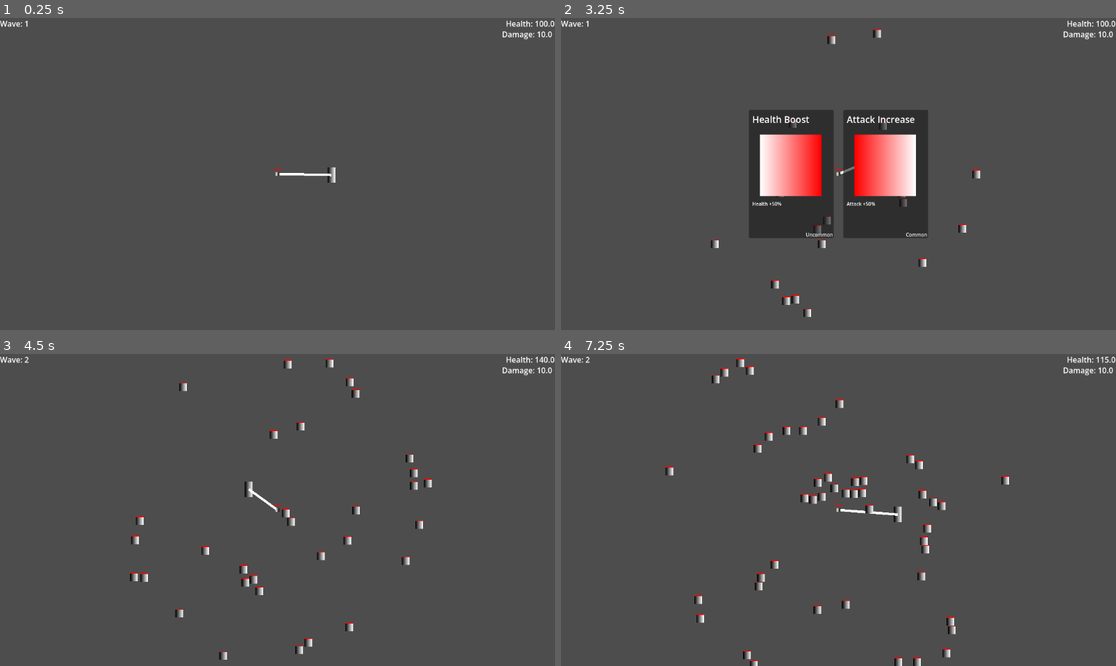
Above: before the commit, frames 1-4 (two rows, left to right).
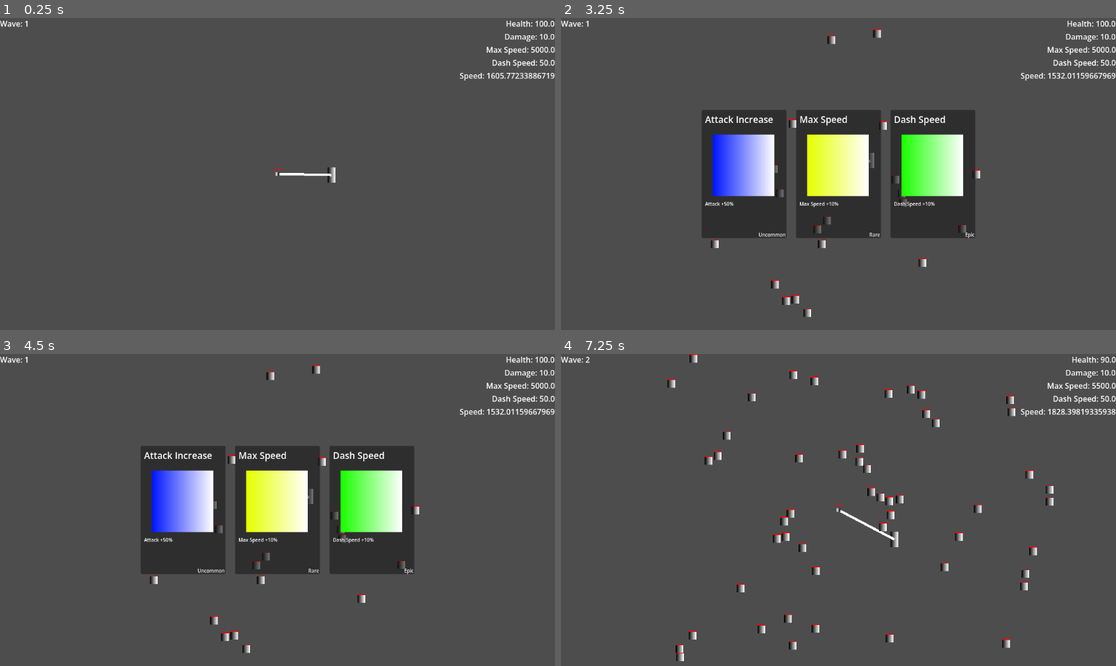
Above: after the commit, the same moments.

Repository: Blulow/majorjam
Game: Godot game, scene res://scenes/game.tscn
Two runs of this game, one before a commit and one after it. Both use one fixed random seed, a clock stepped at 60 frames per second and the inputs below.
Inputs (mouse positions are in pixels of both pictures, inside the frame that each line leads up to):
- Up to frame 1 (0.25 s): no input
- Up to frame 2 (3.25 s): move the mouse to (960, 158) at 0.52 s; hold Right (right) 0.53-2.03 s; tap Shift (dash) every 0.75 s from 0.6 to 2.85 s; click (960, 158) at 0.67 s; tap Up (up) at 0.77, 1.52, 3.02 s; move the mouse to (727, 189) at 1.27 s; move the mouse to (894, 105) at 2.02 s; hold Left (left) 2.03-2.78 s; move the mouse to (810, 236) at 2.77 s; hold Right (right) from 2.78 s (still down); click (810, 236) at 2.92 s
- Up to frame 3 (4.5 s): tap Enter at 3.5 s; move the mouse to (227, 510) at 3.52 s; tap Shift (dash) at 3.6, 4.35 s; click (227, 510) at 3.67 s; tap Up (up) at 3.77 s; move the mouse to (111, 463) at 4.27 s; release Right (right) at 4.28 s; hold Left (left) from 4.28 s (still down)
- Up to frame 4 (7.25 s): tap Up (up) at 4.52, 6.02, 6.77 s; move the mouse to (866, 510) at 5.02 s; release Left (left) at 5.03 s; hold Right (right) 5.03-5.78 s; tap Shift (dash) at 5.1, 5.85, 6.6 s; click (866, 510) at 5.17 s; move the mouse to (755, 432) at 5.77 s; hold Left (left) from 5.78 s (still down); move the mouse to (960, 494) at 6.52 s

The runs differ from the first frame. In frame 1, 0.6% of the frame differs, in the area x 82-100%, y 4-21%; in frame 2, 15%; in frame 3, 20%, in the area x 4-100%, y 0-98%; in frame 4, 4.3%.

Commit message:
add: max speed & dash speed build

Diff:
--- a/assets/resources/build_cards/attack_increase.tres
+++ b/assets/resources/build_cards/attack_increase.tres
@@ -1,20 +1,18 @@
 [gd_resource type="Resource" script_class="BuildCard" format=3 uid="uid://dvp5nithcl5ex"]
 
-[ext_resource type="Resource" uid="uid://m74orx87t04i" path="res://assets/resources/builds/health_boost.tres" id="1_8by7c"]
+[ext_resource type="Resource" uid="uid://dxr7wacyawqql" path="res://assets/resources/builds/attack_increase.tres" id="1_8by7c"]
 [ext_resource type="Script" uid="uid://i1l2dnvixscx" path="res://scripts/build/build_card.gd" id="1_ev0y6"]
 
 [sub_resource type="Gradient" id="Gradient_74ah0"]
-colors = PackedColorArray(1, 0, 0, 1, 1, 1, 1, 1)
+colors = PackedColorArray(0, 0.0859375, 1, 1, 1, 1, 1, 1)
 
 [sub_resource type="GradientTexture2D" id="GradientTexture2D_exbg5"]
 gradient = SubResource("Gradient_74ah0")
-fill_from = Vector2(1, 0)
-fill_to = Vector2(0, 0)
 
 [resource]
 script = ExtResource("1_ev0y6")
-name = "Health Boost"
-description = "Health +50%"
+name = "Attack Increase"
+description = "Attack +50%"
 image = SubResource("GradientTexture2D_exbg5")
 rarity = 1
 build = ExtResource("1_8by7c")
--- /dev/null
+++ b/assets/resources/build_cards/dash_speed.tres
@@ -0,0 +1,19 @@
+[gd_resource type="Resource" script_class="BuildCard" format=3 uid="uid://dmdrqgp05qjnm"]
+
+[ext_resource type="Resource" uid="uid://drrb6y5hng2bl" path="res://assets/resources/builds/dash_speed.tres" id="1_0b8v5"]
+[ext_resource type="Script" uid="uid://i1l2dnvixscx" path="res://scripts/build/build_card.gd" id="2_oxqsn"]
+
+[sub_resource type="Gradient" id="Gradient_74ah0"]
+colors = PackedColorArray(0.1015625, 1, 0, 1, 1, 1, 1, 1)
+
+[sub_resource type="GradientTexture2D" id="GradientTexture2D_exbg5"]
+gradient = SubResource("Gradient_74ah0")
+
+[resource]
+script = ExtResource("2_oxqsn")
+name = "Dash Speed"
+description = "Dash Speed +10%"
+image = SubResource("GradientTexture2D_exbg5")
+rarity = 3
+build = ExtResource("1_0b8v5")
+metadata/_custom_type_script = "uid://i1l2dnvixscx"
--- a/assets/resources/build_cards/health_boost.tres
+++ b/assets/resources/build_cards/health_boost.tres
@@ -1,6 +1,6 @@
 [gd_resource type="Resource" script_class="BuildCard" format=3 uid="uid://4nlxcoipaudb"]
 
-[ext_resource type="Resource" uid="uid://dxr7wacyawqql" path="res://assets/resources/builds/attack_increase.tres" id="1_3f3fy"]
+[ext_resource type="Resource" uid="uid://m74orx87t04i" path="res://assets/resources/builds/health_boost.tres" id="1_3f3fy"]
 [ext_resource type="Script" uid="uid://i1l2dnvixscx" path="res://scripts/build/build_card.gd" id="2_q3lep"]
 
 [sub_resource type="Gradient" id="Gradient_74ah0"]
@@ -11,8 +11,8 @@
 
 [resource]
 script = ExtResource("2_q3lep")
-name = "Attack Increase"
-description = "Attack +50%"
+name = "Health Boost"
+description = "Health +50%"
 image = SubResource("GradientTexture2D_exbg5")
 build = ExtResource("1_3f3fy")
 metadata/_custom_type_script = "uid://i1l2dnvixscx"
--- /dev/null
+++ b/assets/resources/build_cards/max_speed.tres
@@ -0,0 +1,19 @@
+[gd_resource type="Resource" script_class="BuildCard" format=3 uid="uid://d243586gq6y43"]
+
+[ext_resource type="Resource" uid="uid://br0dnitol3euc" path="res://assets/resources/builds/max_speed.tres" id="1_1txvw"]
+[ext_resource type="Script" uid="uid://i1l2dnvixscx" path="res://scripts/build/build_card.gd" id="2_ohdul"]
+
+[sub_resource type="Gradient" id="Gradient_74ah0"]
+colors = PackedColorArray(0.8984375, 1, 0, 1, 1, 1, 1, 1)
+
+[sub_resource type="GradientTexture2D" id="GradientTexture2D_exbg5"]
+gradient = SubResource("Gradient_74ah0")
+
+[resource]
+script = ExtResource("2_ohdul")
+name = "Max Speed"
+description = "Max Speed +10%"
+image = SubResource("GradientTexture2D_exbg5")
+rarity = 2
+build = ExtResource("1_1txvw")
+metadata/_custom_type_script = "uid://i1l2dnvixscx"
--- /dev/null
+++ b/assets/resources/builds/dash_speed.tres
@@ -0,0 +1,14 @@
+[gd_resource type="Resource" script_class="Build" format=3 uid="uid://drrb6y5hng2bl"]
+
+[ext_resource type="Script" uid="uid://bhpno1aow3pps" path="res://scripts/build/build_effects/build_effect.gd" id="1_tg2s0"]
+[ext_resource type="Script" uid="uid://buctn4ndfdvs1" path="res://scripts/build/build_effects/dash_speed_modifier.gd" id="2_tg2s0"]
+[ext_resource type="Script" uid="uid://daelugdpvf7sv" path="res://scripts/build/build.gd" id="3_eponu"]
+
+[sub_resource type="Resource" id="Resource_thsqc"]
+script = ExtResource("2_tg2s0")
+metadata/_custom_type_script = "uid://buctn4ndfdvs1"
+
+[resource]
+script = ExtResource("3_eponu")
+effects = Array[ExtResource("1_tg2s0")]([SubResource("Resource_thsqc")])
+metadata/_custom_type_script = "uid://daelugdpvf7sv"
--- /dev/null
+++ b/assets/resources/builds/max_speed.tres
@@ -0,0 +1,14 @@
+[gd_resource type="Resource" script_class="Build" format=3 uid="uid://br0dnitol3euc"]
+
+[ext_resource type="Script" uid="uid://bhpno1aow3pps" path="res://scripts/build/build_effects/build_effect.gd" id="1_j1c1x"]
+[ext_resource type="Script" uid="uid://cgw8c2ywyb6o4" path="res://scripts/build/build_effects/max_speed_modifier.gd" id="2_j1c1x"]
+[ext_resource type="Script" uid="uid://daelugdpvf7sv" path="res://scripts/build/build.gd" id="3_2es04"]
+
+[sub_resource type="Resource" id="Resource_woqjh"]
+script = ExtResource("2_j1c1x")
+metadata/_custom_type_script = "uid://cgw8c2ywyb6o4"
+
+[resource]
+script = ExtResource("3_2es04")
+effects = Array[ExtResource("1_j1c1x")]([SubResource("Resource_woqjh")])
+metadata/_custom_type_script = "uid://daelugdpvf7sv"
--- a/scenes/game.tscn
+++ b/scenes/game.tscn
@@ -19,6 +19,8 @@
 [ext_resource type="Script" uid="uid://i1l2dnvixscx" path="res://scripts/build/build_card.gd" id="16_ssvqc"]
 [ext_resource type="Resource" uid="uid://dvp5nithcl5ex" path="res://assets/resources/build_cards/attack_increase.tres" id="17_264po"]
 [ext_resource type="Resource" uid="uid://4nlxcoipaudb" path="res://assets/resources/build_cards/health_boost.tres" id="18_1kice"]
+[ext_resource type="Resource" uid="uid://d243586gq6y43" path="res://assets/resources/build_cards/max_speed.tres" id="20_5newe"]
+[ext_resource type="Resource" uid="uid://dmdrqgp05qjnm" path="res://assets/resources/build_cards/dash_speed.tres" id="21_37s47"]
 
 [node name="Game" type="Node2D" unique_id=1213886240]
 
@@ -32,30 +34,43 @@
 rope = NodePath("../Arena/Rope")
 player = NodePath("../Arena/Player")
 
+[node name="Stats" type="VBoxContainer" parent="CanvasLayer" unique_id=1859601827]
+anchors_preset = 1
+anchor_left = 1.0
+anchor_right = 1.0
+offset_left = -109.0
+offset_bottom = 50.0
+grow_horizontal = 0
+
+[node name="HealthLabel" type="Label" parent="CanvasLayer/Stats" unique_id=462564084]
+layout_mode = 2
+text = "Health: 9999"
+horizontal_alignment = 2
+
+[node name="DamageLabel" type="Label" parent="CanvasLayer/Stats" unique_id=1844383330]
+layout_mode = 2
+text = "Damage: 9999"
+horizontal_alignment = 2
+
+[node name="MaxSpeedLabel" type="Label" parent="CanvasLayer/Stats" unique_id=845199681]
+layout_mode = 2
+text = "Max Speed: 9999"
+horizontal_alignment = 2
+
+[node name="DashSpeedLabel" type="Label" parent="CanvasLayer/Stats" unique_id=520772710]
+layout_mode = 2
+text = "Dash Speed: 9999"
+horizontal_alignment = 2
+
+[node name="SpeedLabel" type="Label" parent="CanvasLayer/Stats" unique_id=780222820]
+layout_mode = 2
+text = "Dash Speed: 9999"
+horizontal_alignment = 2
+
 [node name="WaveLabel" type="Label" parent="CanvasLayer" unique_id=1563016323]
 offset_right = 40.0
 offset_bottom = 23.0
 text = "Wave: 9999"
-
-[node name="HealthLabel" type="Label" parent="CanvasLayer" unique_id=462564084]
-anchors_preset = 1
-anchor_left = 1.0
-anchor_right = 1.0
-offset_left = -40.0
-offset_bottom = 23.0
-grow_horizontal = 0
-text = "Health: 9999"
-
-[node name="DamageLabel" type="Label" parent="CanvasLayer" unique_id=1844383330]
-anchors_preset = 1
-anchor_left = 1.0
-anchor_right = 1.0
-offset_left = -110.0
-offset_top = 22.0
-offset_right = -1.0
-offset_bottom = 45.0
-grow_horizontal = 0
-text = "Damage: 9999"
 
 [node name="BuildBuilder" parent="CanvasLayer" unique_id=991174832 instance=ExtResource("2_ir15t")]
 build_card_scene = ExtResource("3_ca42v")
@@ -110,4 +125,5 @@
 wave_manager = NodePath("../WaveManager")
 build_builder = NodePath("../CanvasLayer/BuildBuilder")
 build_applier = NodePath("../BuildApplier")
-registered_build_cards = Array[ExtResource("16_ssvqc")]([ExtResource("17_264po"), ExtResource("18_1kice")])
+registered_build_cards = Array[ExtResource("16_ssvqc")]([ExtResource("17_264po"), ExtResource("18_1kice"), ExtResource("20_5newe"), ExtResource("21_37s47")])
+card_count = 3
--- /dev/null
+++ b/scripts/build/build_effects/dash_speed_modifier.gd
@@ -0,0 +1,8 @@
+extends BuildEffect
+class_name DashSpeedModifier
+
+@export var modifier: float = 0.1
+
+func on_added(context: CombatContext):
+	var rope_dash_movement: RopeDashMovement = context.player.get_node("RopeDashMovement")
+	rope_dash_movement.rope_dash_speed *= modifier + 1
--- /dev/null
+++ b/scripts/build/build_effects/max_speed_modifier.gd
@@ -0,0 +1,8 @@
+extends BuildEffect
+class_name MaxSpeedModifier
+
+@export var modifier: float = 0.1
+
+func on_added(context: CombatContext):
+	var speed_limit: SpeedLimit = context.player.get_node("SpeedLimit")
+	speed_limit.max_speed *= modifier + 1
--- a/scripts/game_menu.gd
+++ b/scripts/game_menu.gd
@@ -6,8 +6,11 @@
 @export var player: CharacterBody2D
 
 @onready var wave_label: Label = $WaveLabel
-@onready var health_label: Label = $HealthLabel
-@onready var damage_label: Label = $DamageLabel
+@onready var health_label: Label = $Stats/HealthLabel
+@onready var damage_label: Label = $Stats/DamageLabel
+@onready var max_speed_label: Label = $Stats/MaxSpeedLabel
+@onready var dash_speed_label: Label = $Stats/DashSpeedLabel
+@onready var speed_label: Label = $Stats/SpeedLabel
 
 func _ready() -> void:
 	wave_manager.wave_start.connect(_on_wave_start)
@@ -17,6 +20,11 @@
 	wave_label.text = "Wave: " + str(wave_n)
 	health_label.text = "Health: " + str(anchor.get_node("Health").health)
 	damage_label.text = "Damage: " + str(rope.get_node("Hitbox").damage_amount)
+	max_speed_label.text = "Max Speed: " + str(player.get_node("SpeedLimit").max_speed)
+	dash_speed_label.text = "Dash Speed: " + str(player.get_node("RopeDashMovement").rope_dash_speed)
 
 func _on_hit():
 	health_label.text = "Health: " + str(anchor.get_node("Health").health)
+
+func _process(delta: float) -> void:
+	speed_label.text = "Speed: " + str(player.velocity.length())
--- a/scripts/movement/rope_dash_movement.gd
+++ b/scripts/movement/rope_dash_movement.gd
@@ -2,8 +2,8 @@
 class_name RopeDashMovement
 
 @export var rope: Rope
+@export var rope_dash_speed: float = 50.0
 
-const ROPE_DASH_SPEED: float = 50.0
 const STARTUP_SPEED: float = 500.0
 
 var anchor: Node2D
@@ -43,4 +43,4 @@
 		else:
 			counter_force = body_controller.external_vel.length()
 	dir = dash_dir
-	body_controller.external_vel += tangent * dash_dir * (counter_force + ROPE_DASH_SPEED)
+	body_controller.external_vel += tangent * dash_dir * (counter_force + rope_dash_speed)
Not shown, added: scripts/build/build_effects/dash_speed_modifier.gd.uid
Not shown, added: scripts/build/build_effects/max_speed_modifier.gd.uid
